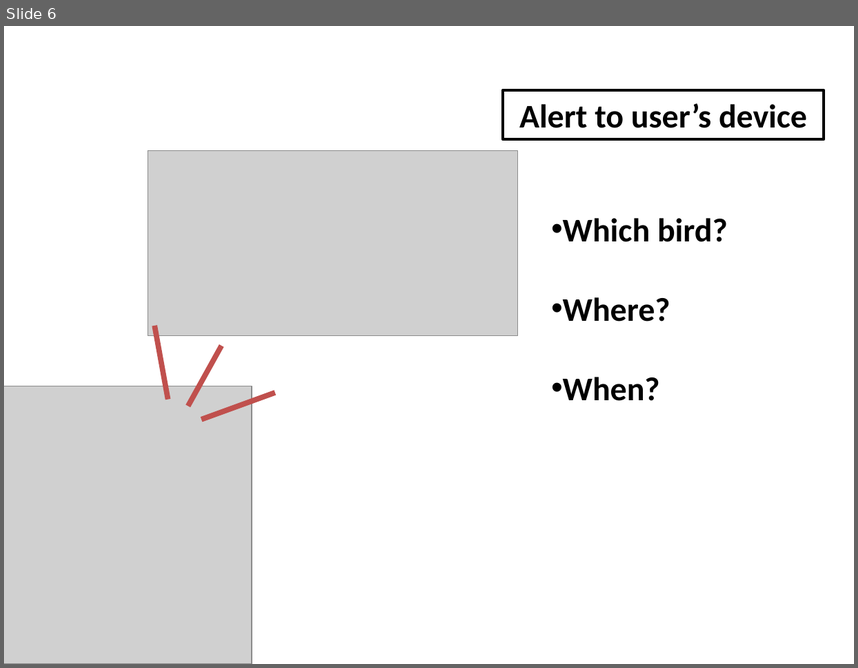
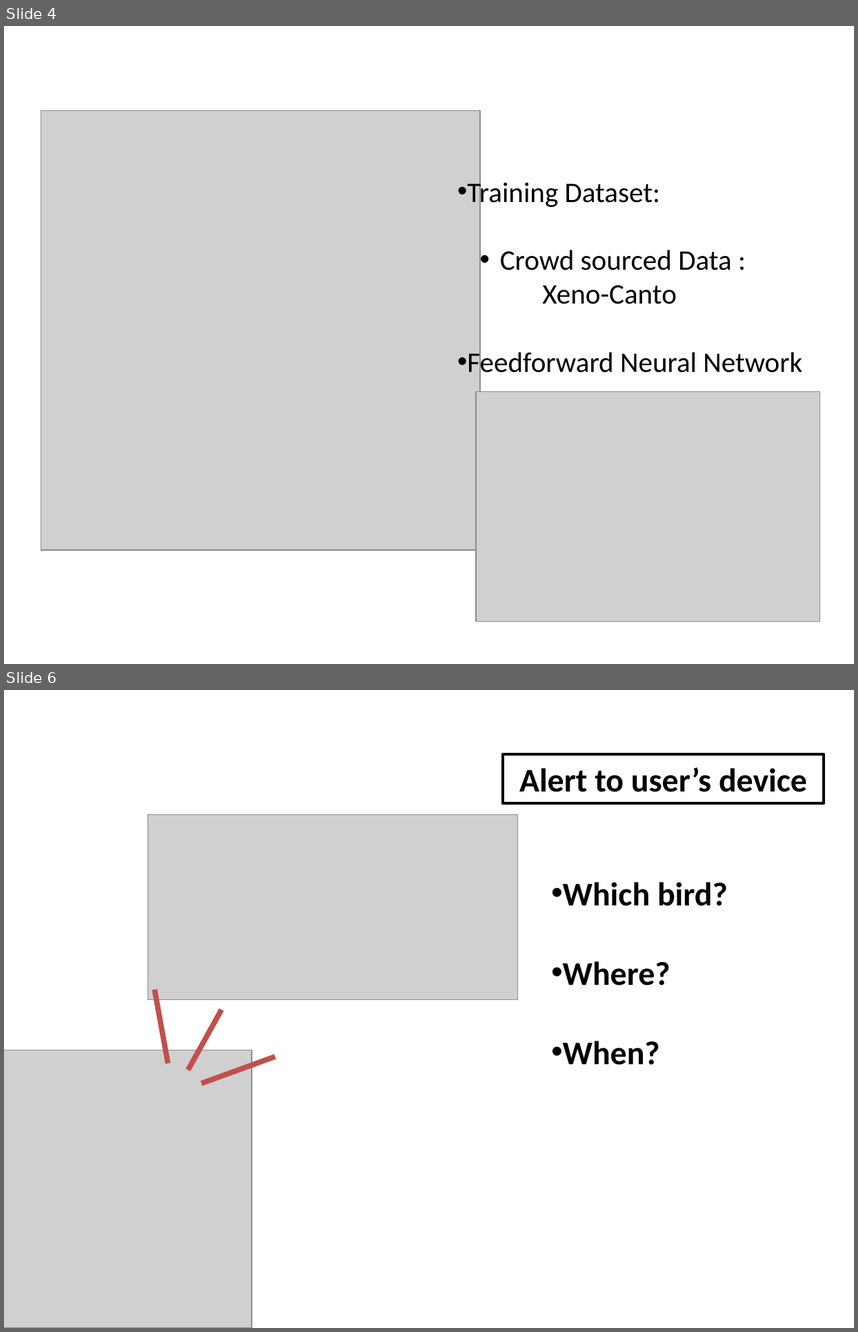
Before and after one commit to loleg/mz-forest-sound-track, a slide deck: Forest Sound-Track.pptx. Shown one above the other, each under a label of ours: slide 6 before the commit, slides 4 and 6 after it; the slides between them are not shown. The pictures are 858x668 and 858x1332 pixels, drawn with LibreOffice and Linux fonts; fonts in the diff are those of the drawing; grey boxes stand for pictures. Boxes give left, top, right and bottom in pixels: in the first picture for what was removed or moved away, otherwise in the second. Text is boxed around its words. In the diff, an @@ line names an element or a change of style, - is before the commit and + after.

```diff
--- a/Forest Sound-Track.pptx
+++ b/Forest Sound-Track.pptx
@@ slide 4 added at (4, 26, 854, 664), background #FFFFFF @@
@@ picture added at (41, 110, 480, 550) @@
@@ text added at (467, 178, 802, 379), 24 pt, text #000000 @@
+• Training Dataset:
+  • Crowd sourced Data :
+    Xeno-Canto
+• Feedforward Neural Network
@@ picture added at (476, 392, 820, 621) @@
```
Also in this commit, not shown: 4 slides changed, 1 other slide added, 2 slides removed, 1 other file.
